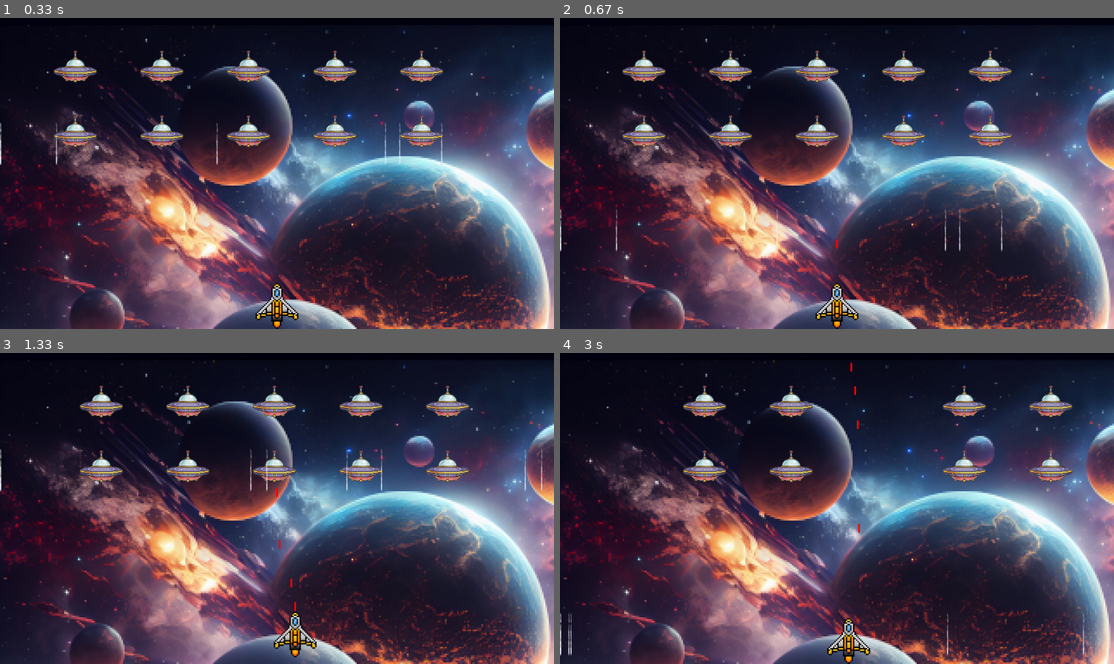
Above: before the commit, frames 1-4 (two rows, left to right).
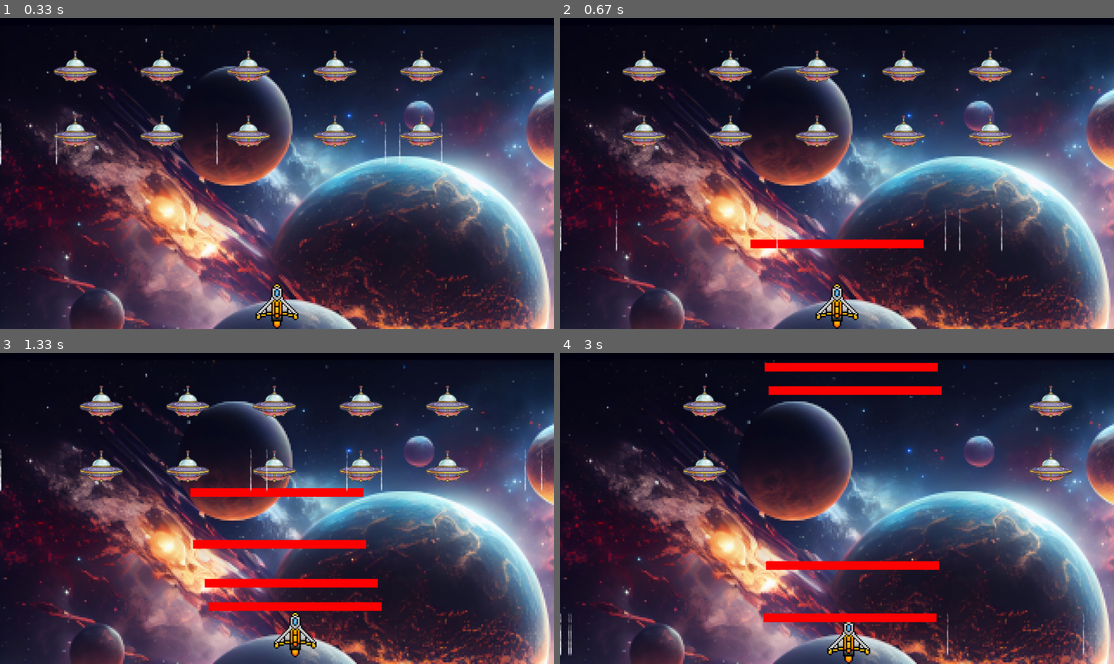
Above: after the commit, the same moments.

Repository: EgorAgafonov/Galaxian_Pygame_
Game: pygame game, started from alien_invasion.py
The game is run twice, just before and just after one commit, with the same random seed, the same clock (stepped at 60 frames per second) and the same inputs.
Inputs:
- Up to frame 1 (0.33 s): no input
- Up to frame 2 (0.67 s): tap Space at 0.33 s
- Up to frame 3 (1.33 s): hold Right 0.67-1.13 s; tap Space at 0.73, 1.03, 1.23 s; hold Up from 1.17 s (still down)
- Up to frame 4 (3 s): release Up at 1.47 s; hold Right 1.5-1.97 s; tap Space at 1.57, 1.87, 2.07, 2.37, 2.63, 2.97 s; hold Left 2-2.53 s; hold Down 2.57-2.87 s; hold Left from 2.9 s (still down)

Frame 1 is identical in both runs. In frame 2, 0.9% of the frame differs, in the area x 34-66%, y 71-75%; in frame 3, 3.6%; in frame 4, 5.1%, in the area x 36-77%, y 3-87%.

Commit message:
Raindrop module reworked

Diff:
--- a/alien_invasion.py
+++ b/alien_invasion.py
@@ -83,7 +83,8 @@
             self.bullets.add(new_bullet)
 
     def _update_bullets(self):
-        """Обновление позиции снарядов и удаление старых снарядов"""
+        """Обновление позиции снарядов, удаление старых снарядов за пределами видимой области экрана, а также
+        отслеживание коллизий спрайтов снарядов со спрайтами кораблей пришельцев."""
 
         # обновление позиции снарядов
         self.bullets.update()
@@ -92,9 +93,12 @@
             if bullet.rect.bottom <= 0:
                 self.bullets.remove(bullet)
 
-        #     проверка попаданий в пришельцев
+        #  проверка попаданий в пришельцев
         #  при обнаружении попадания удалить снаряд и пришельца
-        collisions = pygame.sprite.groupcollide(self.bullets, self.aliens, True, True)
+        collisions = pygame.sprite.groupcollide(self.bullets, self.aliens, False, True)
+        if not self.aliens:
+            self.bullets.empty()
+            self._create_aliens_fleet()
 
     def _update_rain_drops(self):
         """Обновляет позицию всех дождевых потоков"""
--- a/settings.py
+++ b/settings.py
@@ -20,7 +20,7 @@
         # self.fleet_direction = 1 - движение пришельцев вправо по оси y, -1 - движение пришельцев влево
         self.fleet_direction = 1
 
-        self.bullet_width = 4
+        self.bullet_width = 400
         self.bullet_height = 20
         self.bullet_color = (255, 0, 0)
         self.bullet_speed = 5
